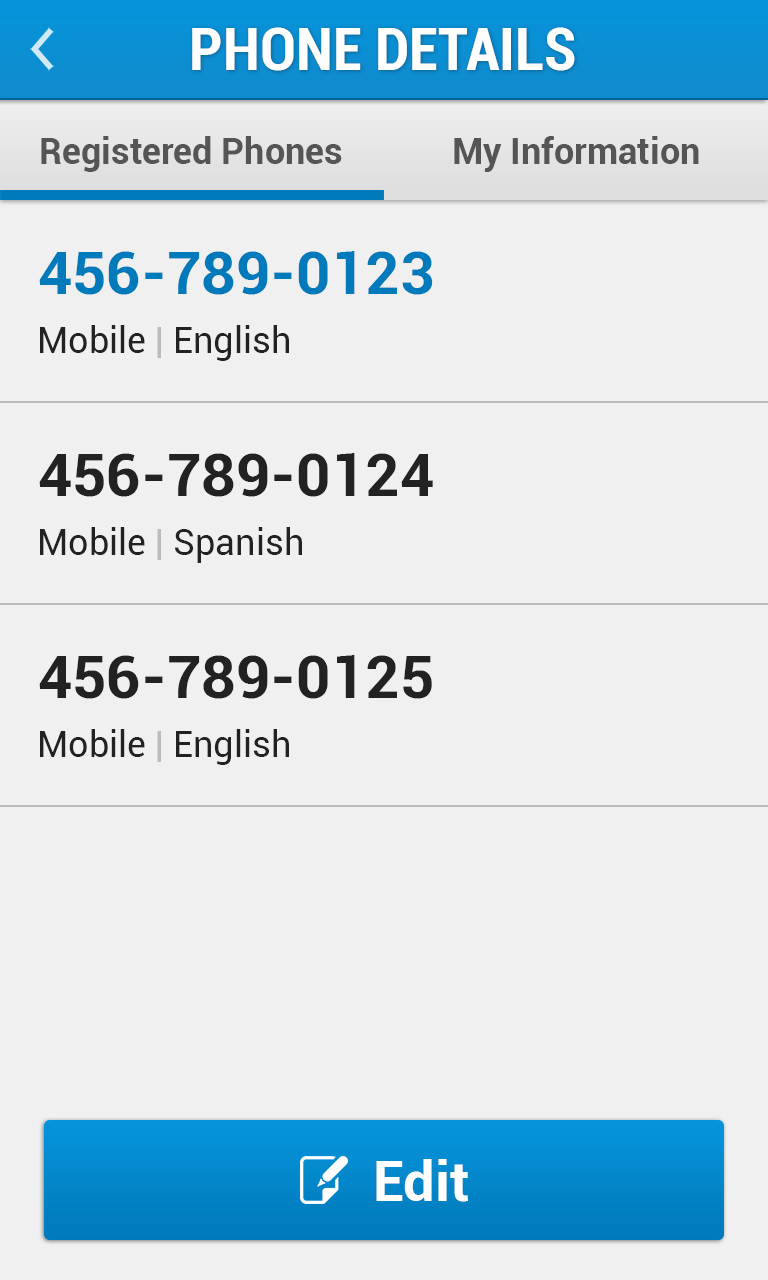
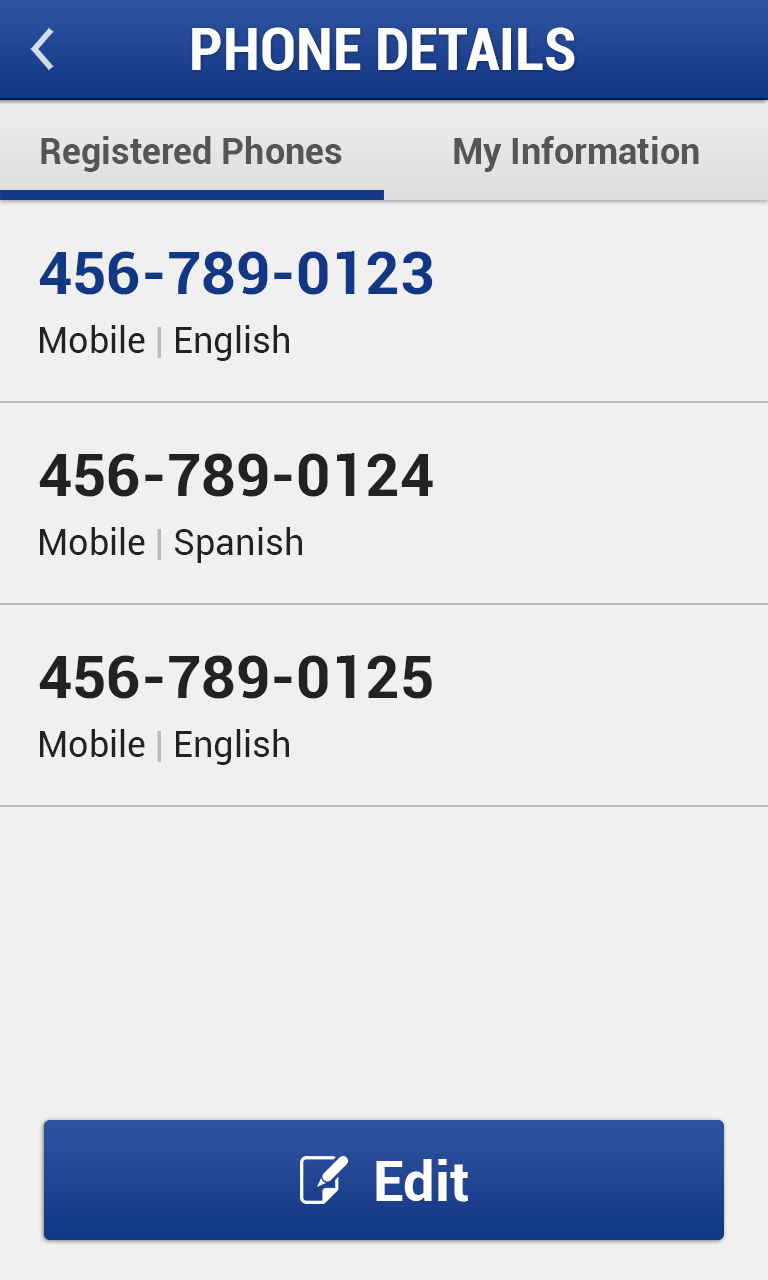
Revision of a layered 768×1280 image; what changed, layer by layer:
painted on "456-789-0123" over [39, 251, 433, 295]
